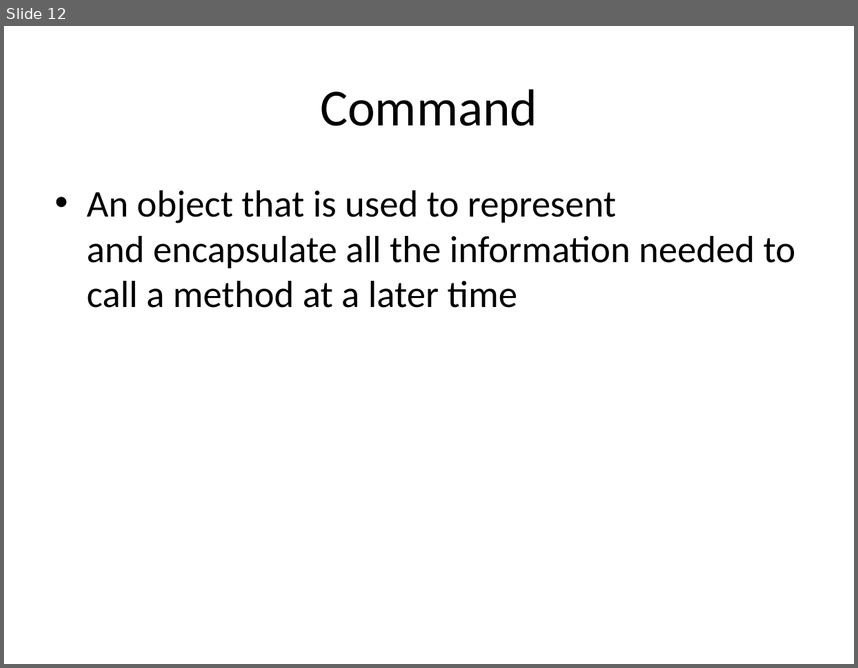
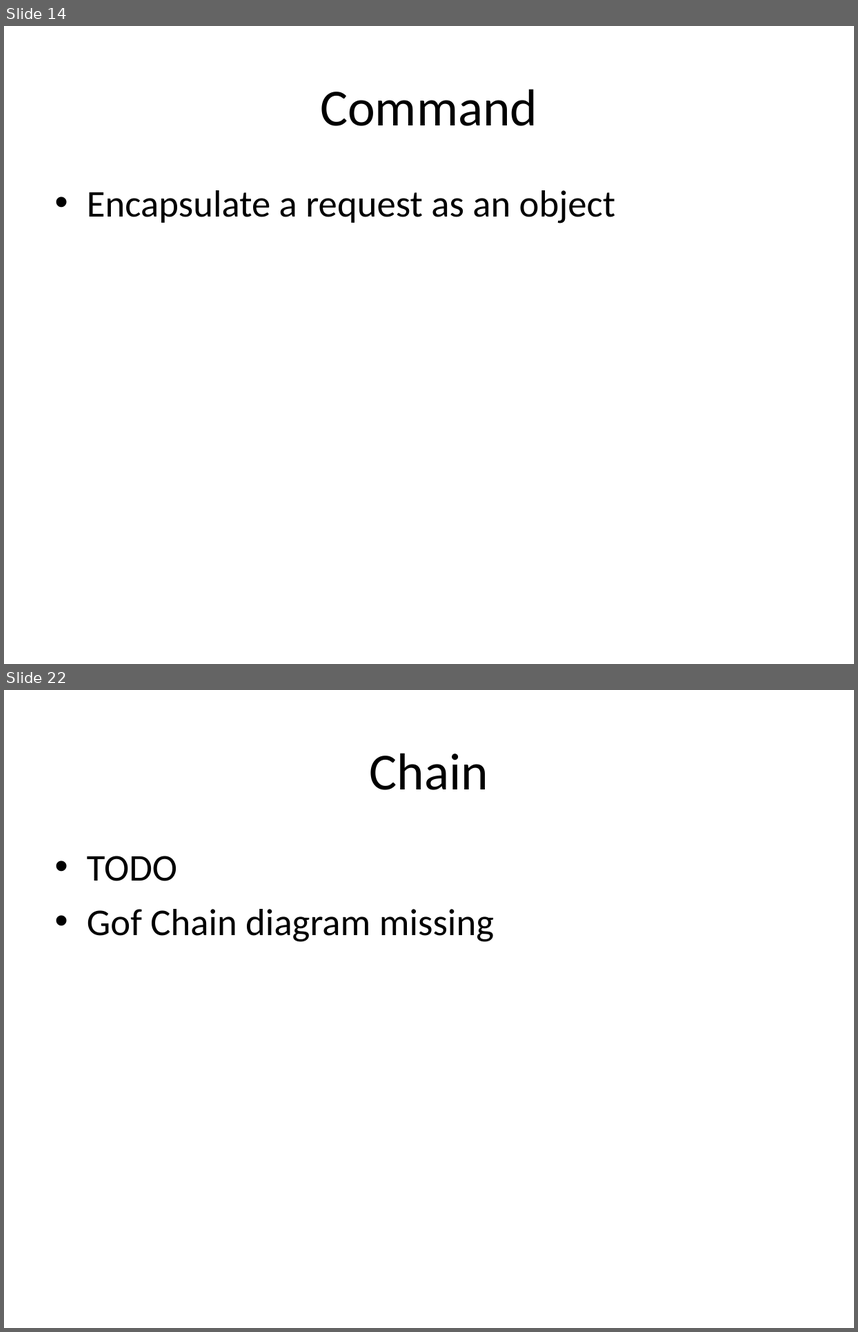
Before and after one commit to kamyu104/GofPatterns, a slide deck: Effective patterns.ppt. Shown one above the other, each under a label of ours: slide 12 before the commit, slides 14 and 22 after it; the slides between them are not shown. The pictures are 858x668 and 858x1332 pixels, drawn with LibreOffice and Linux fonts; fonts in the diff are those of the drawing. Boxes give left, top, right and bottom in pixels: in the first picture for what was removed or moved away, otherwise in the second. Text is boxed around its words. In the diff, an @@ line names an element or a change of style, - is before the commit and + after.

Commit message:
presentation till end chain implementation

```diff
--- a/Effective patterns.ppt
+++ b/Effective patterns.ppt
@@ slide 22 added at (4,690,854,1328), background #FFFFFF @@
@@ title added at (370,753,488,790), 44 pt, text #000000 @@
+Chain
@@ text added at (87,856,494,942), 32 pt, text #000000 @@
+• TODO
+• Gof Chain diagram missing
@@ what was slide 12 is now slide 14 @@
@@ slide 14 changed as well @@
@@ text at (87,190,615,223): text changed @@
-• An object that is used to represent and encapsulate all the information needed to call a method at a later time
+• Encapsulate a request as an object
```
Also in this commit, not shown: 5 other slides changed, 26 other slides added, 19 slides removed, 4 other files.
